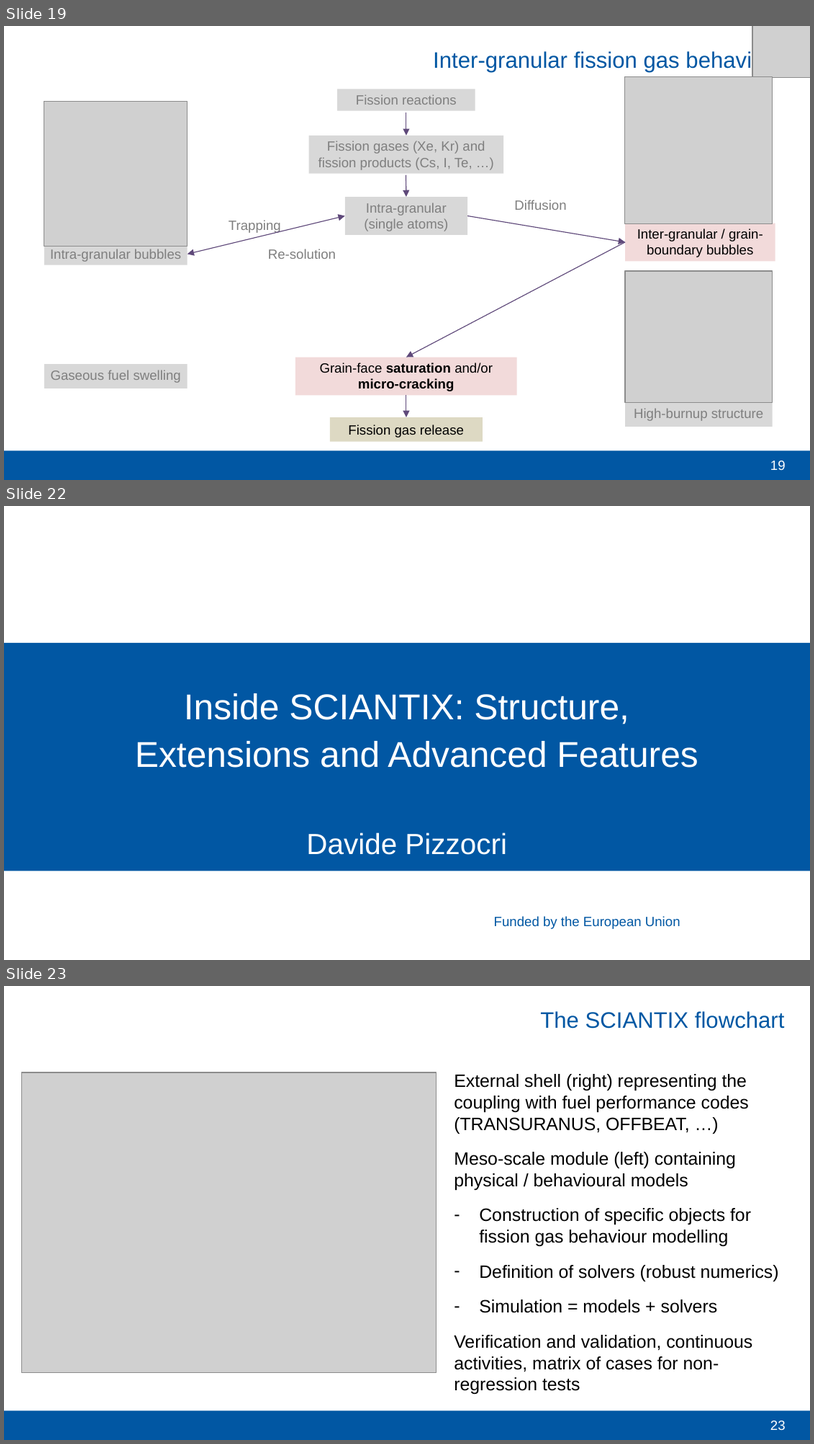
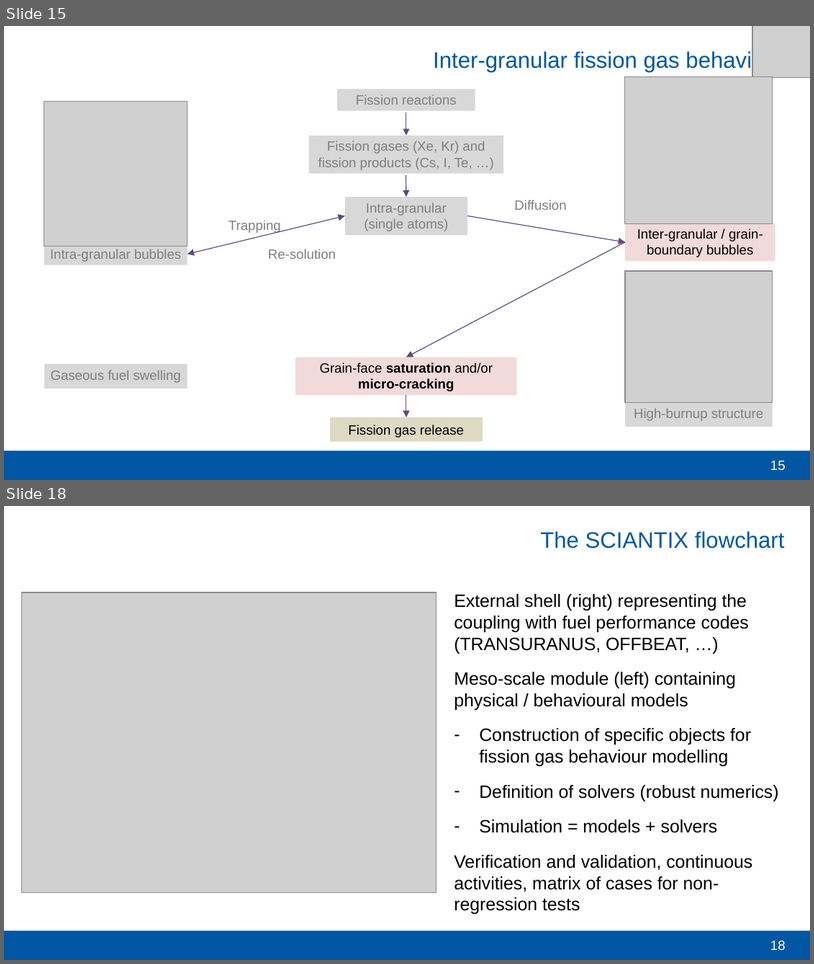
Before and after one commit to sciantix/sciantix-official, a slide deck: slide/MOOC/MOOC SCIANTIX - OperaHPC - V0.pptx. Shown one above the other, each under a label of ours: slides 19, 22 and 23 before the commit, slides 15 and 18 after it; the slides between them are not shown. The pictures are 814x1444 and 814x964 pixels, drawn with LibreOffice and Linux fonts; fonts in the diff are those of the drawing; grey boxes stand for pictures; background and template pictures are left out. Boxes give left, top, right and bottom in pixels: in the first picture for what was removed or moved away, otherwise in the second. Text is boxed around its words. In the diff, an @@ line names an element or a change of style, - is before the commit and + after.

```diff
--- a/slide/MOOC/MOOC SCIANTIX - OperaHPC - V0.pptx
+++ b/slide/MOOC/MOOC SCIANTIX - OperaHPC - V0.pptx
@@ slide 22 removed at (x1=4, y1=506, x2=810, y2=960), background #FFFFFF @@
@@ rectangle removed at (x1=4, y1=643, x2=810, y2=871) @@
@@ text removed at (x1=135, y1=693, x2=698, y2=854) @@
-Inside SCIANTIX: Structure, Extensions and Advanced Features
-Davide Pizzocri
@@ text removed at (x1=494, y1=916, x2=681, y2=929) @@
-Funded by the European Union
@@ what was slide 19 is now slide 15 @@
@@ page number at (x1=771, y1=460, x2=786, y2=470): text changed @@
-19
+15
@@ what was slide 23 is now slide 18 @@
@@ page number at (x1=771, y1=940, x2=786, y2=950): text changed @@
-23
+18
```
Also in this commit, not shown: 8 slides changed, 1 slide added, 7 other slides removed.
